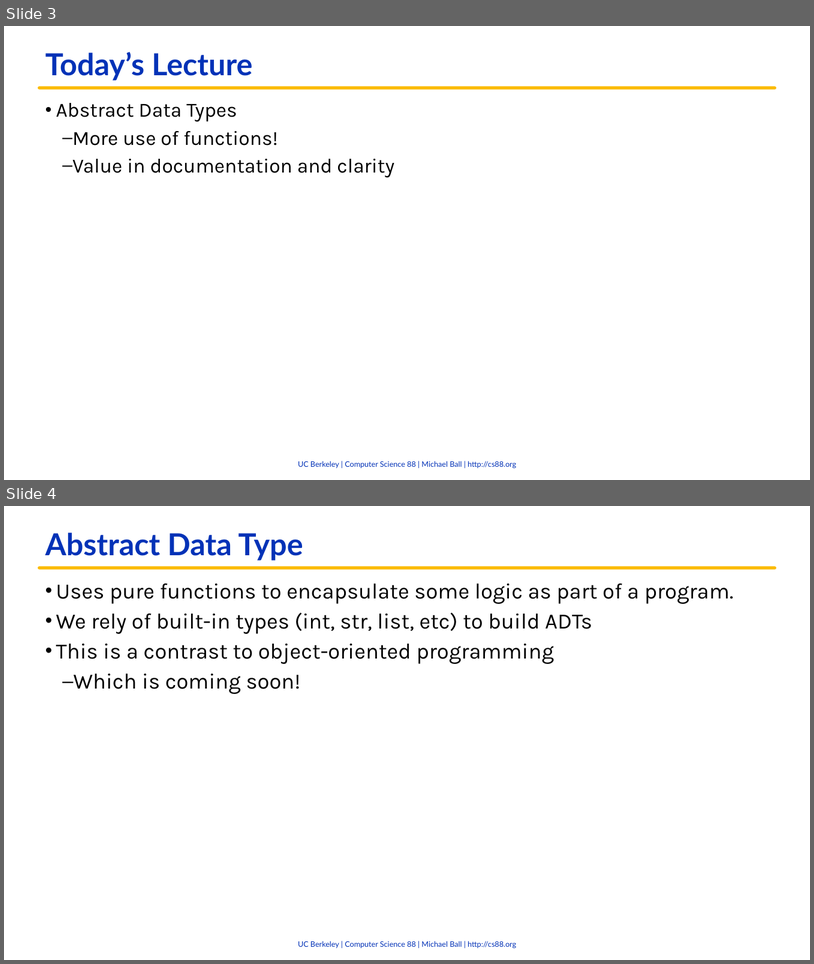
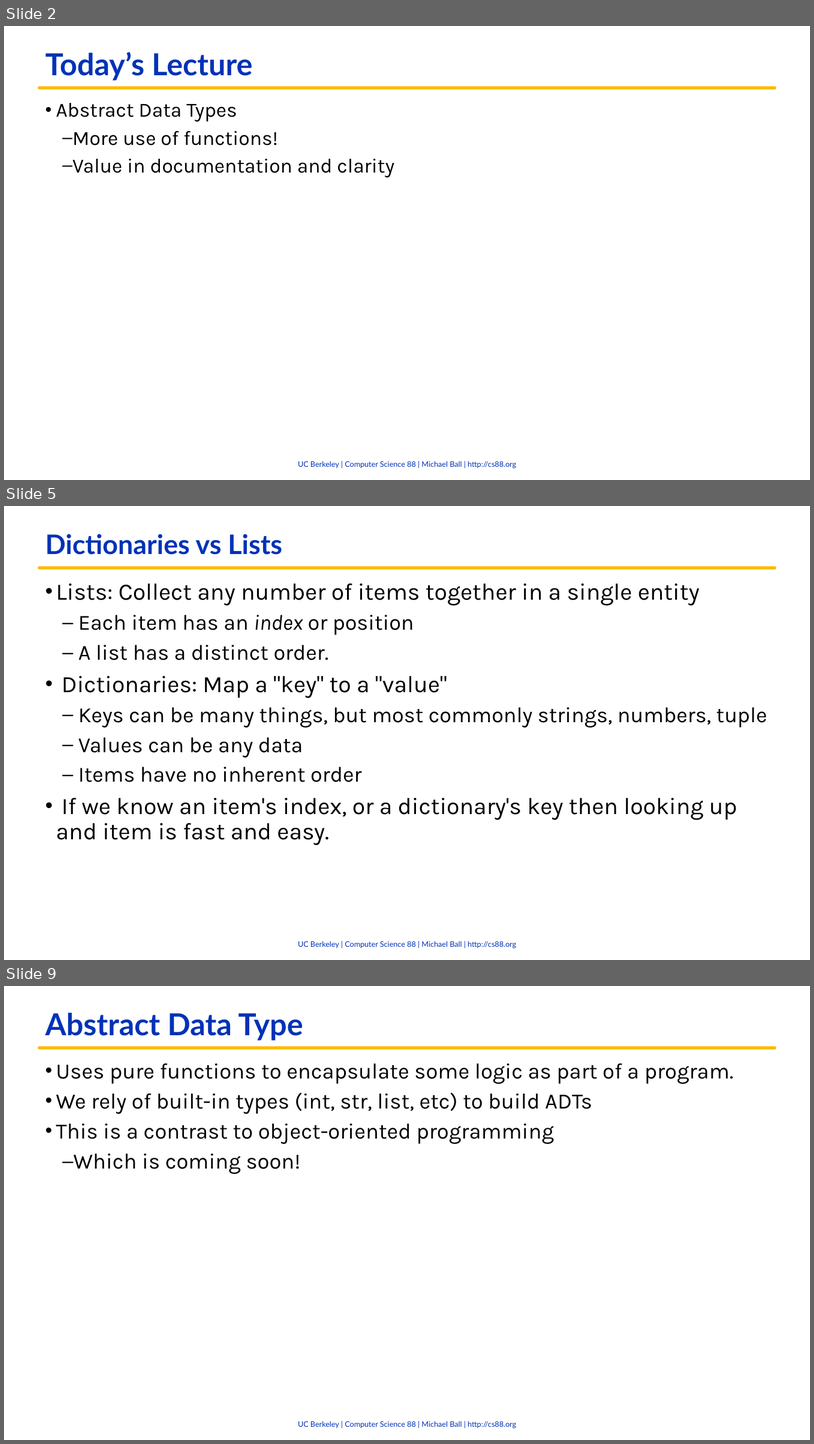
Before and after one commit to cs88-website/fa22, a slide deck: assets/slides/fa22/09-ADTs.pptx. Shown one above the other, each under a label of ours: slides 3 and 4 before the commit, slides 2, 5 and 9 after it; the slides between them are not shown. The pictures are 814x964 and 814x1444 pixels, drawn with LibreOffice and Linux fonts; fonts in the diff are those of the drawing; background and template pictures are left out. Boxes give left, top, right and bottom in pixels: in the first picture for what was removed or moved away, otherwise in the second. Text is boxed around its words. In the diff, an @@ line names an element or a change of style, - is before the commit and + after.

```diff
--- a/assets/slides/fa22/09-ADTs.pptx
+++ b/assets/slides/fa22/09-ADTs.pptx
@@ slide 5 added at [4,506,810,960], background #FFFFFF; not listed: 2 template elements that a slide beside it also shows @@
@@ title added at [45,534,282,555], 32 pt, text #0332B7, bold @@
+Dictionaries vs Lists
@@ text added at [56,583,768,845], 28 pt, text #000000 @@
+• Lists: Collect any number of items together in a single entity
+  – Each item has an index or position
+  – A list has a distinct order.
+• Dictionaries: Map a "key" to a "value"
+  – Keys can be many things, but most commonly strings, numbers, tuple
+  – Values can be any data
+  – Items have no inherent order
+• If we know an item's index, or a dictionary's key then looking up and item is fast and easy.
@@ what was slide 3 is now slide 2 @@
@@ what was slide 4 is now slide 9 @@
```
Also in this commit, not shown: 10 slides changed, 5 other slides added, 1 slide removed, 6 other files.
